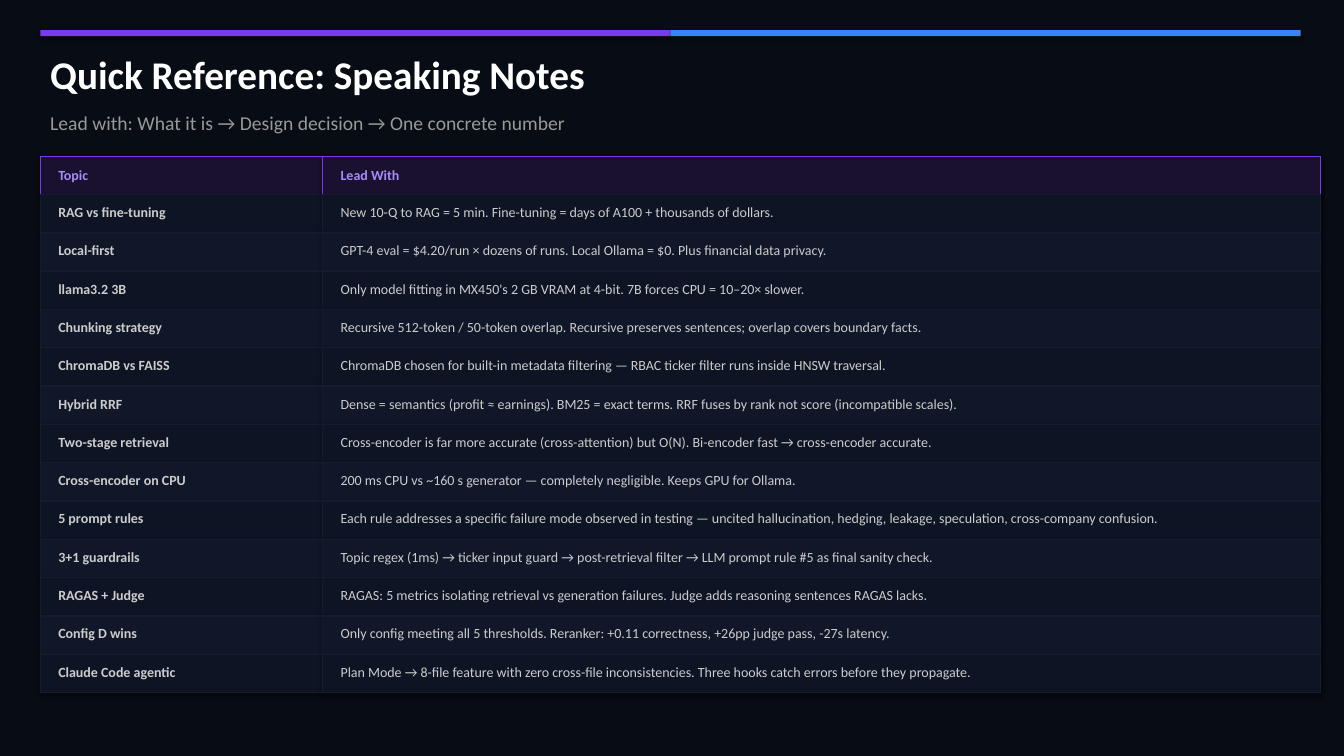
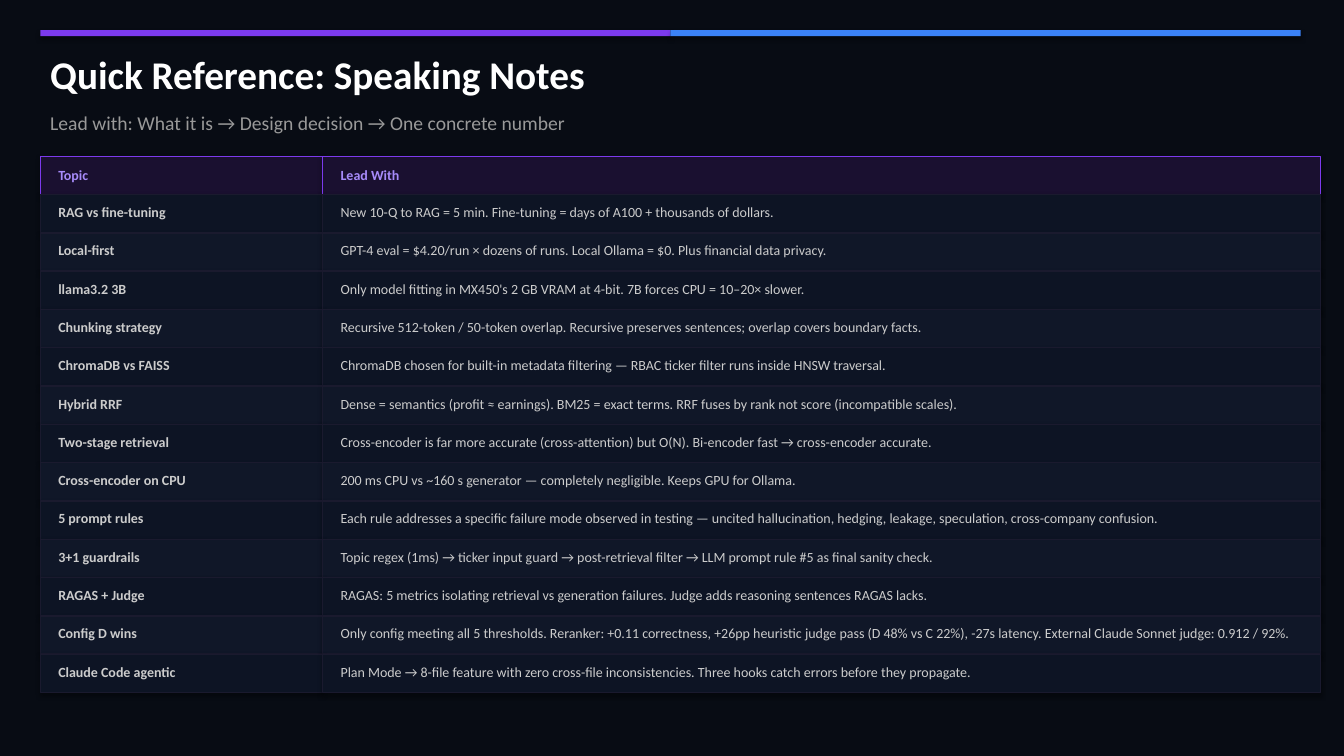
Before and after one commit to murtazammb52/ragixai, a slide deck: slide 19 of RAGixAI_Presentation.pptx. Drawn at 1344x756 pixels with LibreOffice and Linux fonts; fonts in the diff are those of the drawing. Boxes give left, top, right and bottom in pixels: in the first picture for what was removed or moved away, otherwise in the second. Text is boxed around its words. In the diff, an @@ line names an element or a change of style, - is before the commit and + after.

```diff
--- a/RAGixAI_Presentation.pptx
+++ b/RAGixAI_Presentation.pptx
@@ text at <box>341,628,1289,641</box>: text changed @@
-Only config meeting all 5 thresholds. Reranker: +0.11 correctness, +26pp judge pass, -27s latency.
+Only config meeting all 5 thresholds. Reranker: +0.11 correctness, +26pp heuristic judge pass (D 48% vs C 22%), -27s latency. External Claude Sonnet judge: 0.912 / 92%.
```
Also in this commit, not shown: 1 other slide changed.
